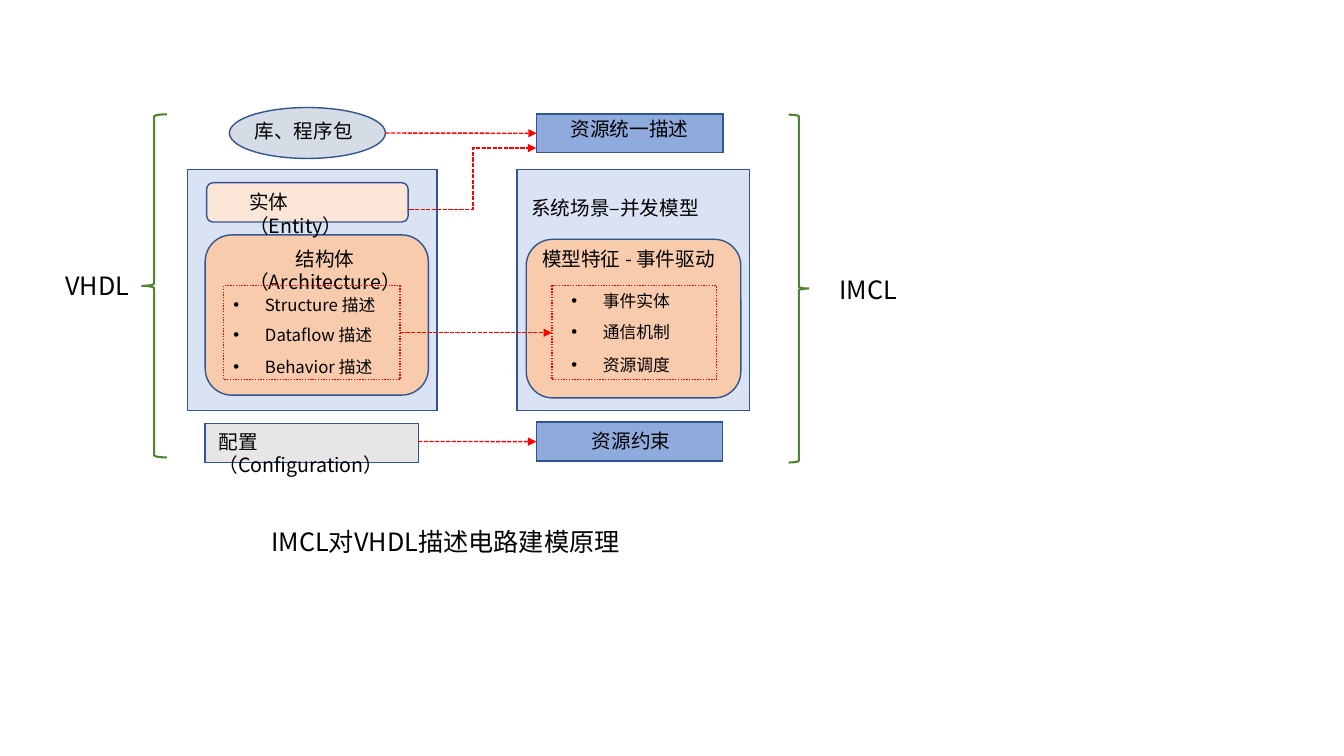
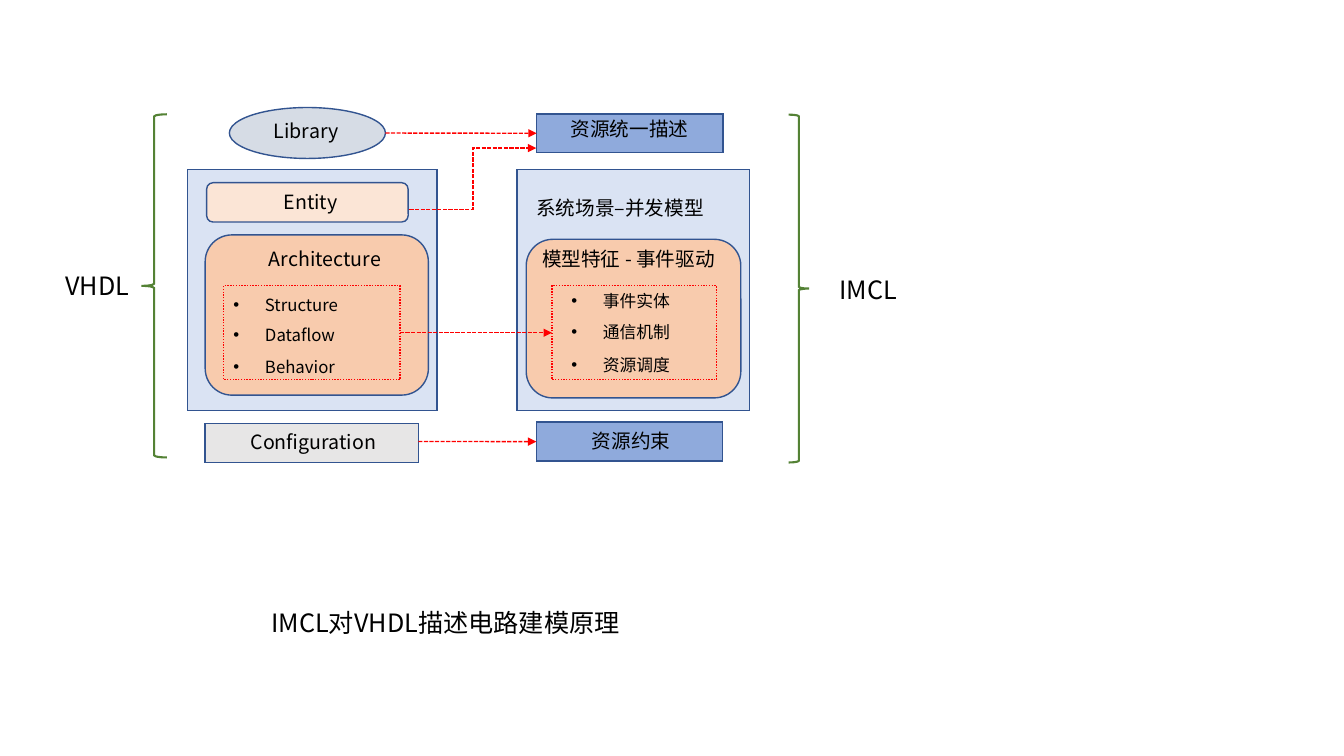
Before and after one commit to moondancefox/IMCL-codegeneration, a slide deck: slide 7 of 代码生成图集.pptx (slide 6 before the commit). Drawn at 1344x756 pixels with LibreOffice and Linux fonts; fonts in the diff are those of the drawing. Boxes give left, top, right and bottom in pixels: in the first picture for what was removed or moved away, otherwise in the second. Text is boxed around its words. In the diff, an @@ line names an element or a change of style, - is before the commit and + after.

```diff
--- a/代码生成图集.pptx
+++ b/代码生成图集.pptx
@@ text at (274,122,339,143): text changed @@
-库、程序包
+Library
@@ text at (284,194,338,214): text changed @@
-实体（Entity）
+Entity
@@ text "系统场景–并发模型": place and size @@
-text "系统场景–并发模型" at (531,198,699,217)
+text "系统场景–并发模型" at (536,198,704,217)
@@ text at (269,250,381,267): text changed @@
-结构体（Architecture）
+Architecture
@@ text at (265,298,338,312): text changed @@
-• Structure 描述
+• Structure
@@ text at (265,327,335,342): text changed @@
-• Dataflow 描述
+• Dataflow
@@ text at (265,359,335,374): text changed @@
-• Behavior 描述
+• Behavior
@@ text at (250,433,376,454): text changed @@
-配置（Configuration）
+Configuration
@@ text "IMCL对VHDL描述电路建模原理": place and size @@
-text "IMCL对VHDL描述电路建模原理" at (271,529,619,553)
+text "IMCL对VHDL描述电路建模原理" at (271,610,619,634)
```
Also in this commit, not shown: 2 other slides changed, 2 slides added, 10 other files.
